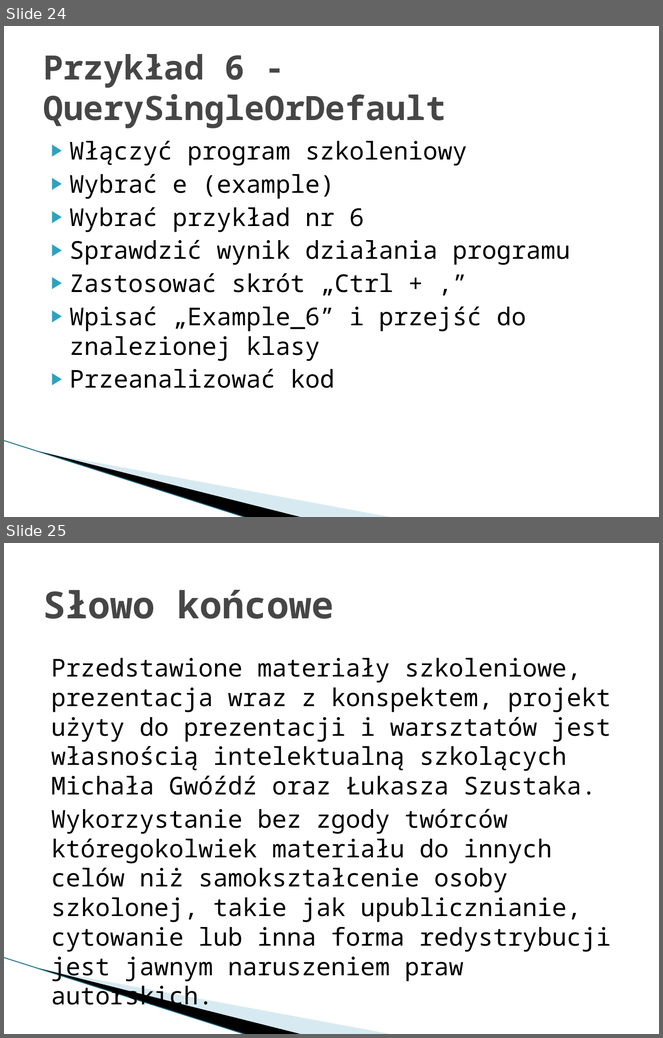
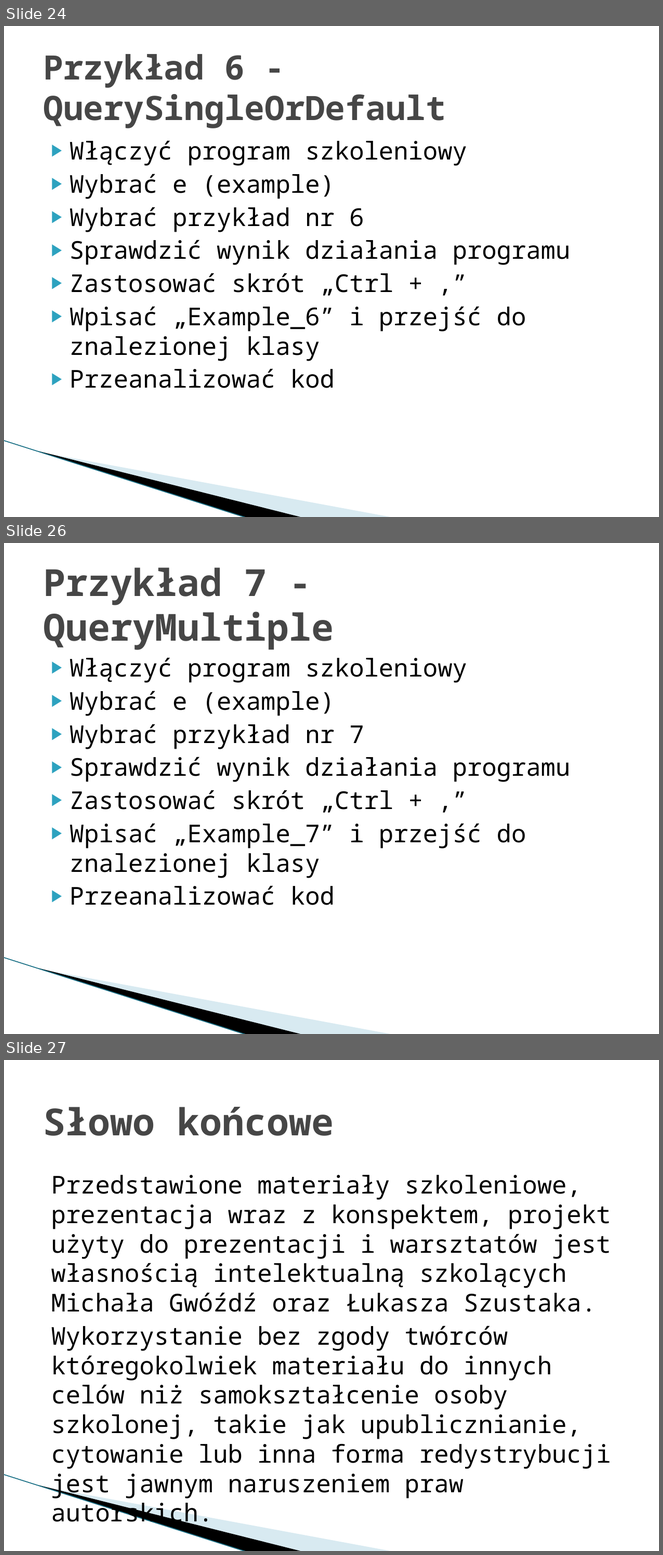
Before and after one commit to mietghar/Dapper_Workshop, a slide deck: Files/Szkolenie warsztatowe Dapper.pptx. Shown one above the other, each under a label of ours: slides 24 and 25 before the commit, slides 24, 26 and 27 after it; the slides between them are not shown. The pictures are 663x1038 and 663x1555 pixels, drawn with LibreOffice and Linux fonts; fonts in the diff are those of the drawing; background and template pictures are left out. Boxes give left, top, right and bottom in pixels: in the first picture for what was removed or moved away, otherwise in the second. Text is boxed around its words. In the diff, an @@ line names an element or a change of style, - is before the commit and + after.

Commit message:
added 7th example

```diff
--- a/Files/Szkolenie warsztatowe Dapper.pptx
+++ b/Files/Szkolenie warsztatowe Dapper.pptx
@@ slide 26 added at (x1=4, y1=543, x2=659, y2=1034), background #FFFFFF; not listed: 3 template elements that a slide beside it also shows @@
@@ title added at (x1=43, y1=567, x2=334, y2=650), 41 pt, text #464646, bold @@
+Przykład 7 - QueryMultiple
@@ text added at (x1=70, y1=657, x2=571, y2=905), 27 pt, text #000000 @@
+▶ Włączyć program szkoleniowy
+▶ Wybrać e (example)
+▶ Wybrać przykład nr 7
+▶ Sprawdzić wynik działania programu
+▶ Zastosować skrót „Ctrl + ,”
+▶ Wpisać „Example_7” i przejść do znalezionej klasy
+▶ Przeanalizować kod
@@ what was slide 25 is now slide 27 @@
```
Also in this commit, not shown: 1 other slide added, 8 other files.
